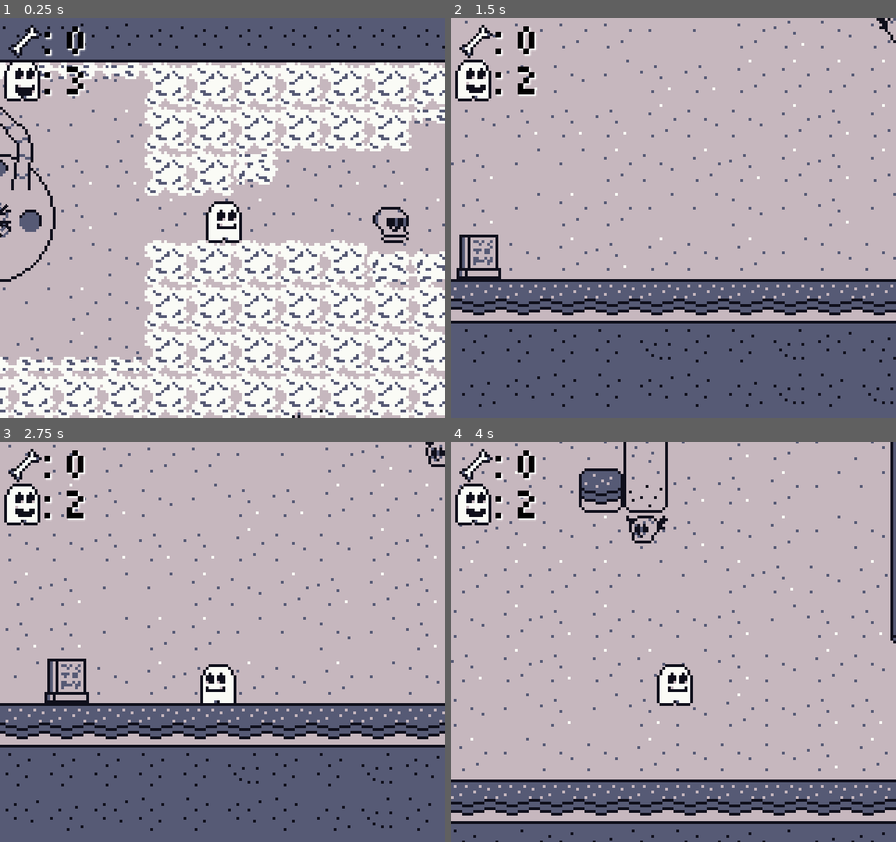
Above: before the commit, frames 1-4 (two rows, left to right).
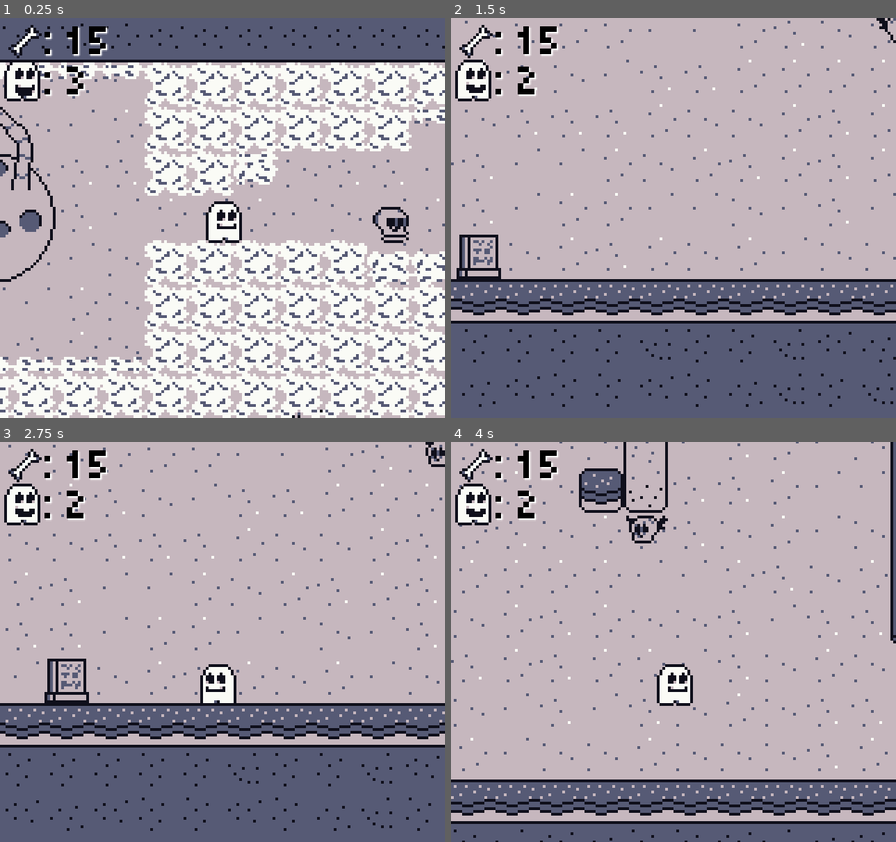
Above: after the commit, the same moments.

Repository: Soup-Wizard/GBJam12
Game: Godot game, scene res://main.tscn
Two runs of this game, one before a commit and one after it. Both use one fixed random seed, a clock stepped at 60 frames per second and the inputs below.
Inputs:
- Up to frame 1 (0.25 s): no input
- Up to frame 2 (1.5 s): hold D (right) from 0.53 s (still down); tap K (Pow1) at 0.6 s; tap W (up) at 0.77 s; tap O (Pow2) at 1.35 s
- Up to frame 3 (2.75 s): tap W (up) at 1.52 s; release D (right) at 2.03 s; hold A (left) from 2.03 s (still down); tap Tab (select) at 2.1 s
- Up to frame 4 (4 s): release A (left) at 2.78 s; hold D (right) from 2.78 s (still down); tap K (Pow1) at 2.85 s; tap W (up) at 3.02, 3.77 s; tap O (Pow2) at 3.6 s

The runs differ from the first frame. In frame 1, 0.5% of the frame differs, in the area x 0-25%, y 2-55%; in frame 2, 0.4%; in frame 3, 0.4%; in frame 4, 0.4%.

Commit message:
Worm Moon

Diff:
--- a/main.gd
+++ b/main.gd
@@ -74,3 +74,5 @@
 		body.checkpointTele()
 	elif body.bones >= 15:
 		body.playText("BigWorm3")
+		for i in $WORM_MOON.get_children():
+			i.wormMoon()
--- a/main.tscn
+++ b/main.tscn
@@ -745,11 +745,13 @@
 autoplay = "default"
 
 [node name="WORM_MOON" type="Node2D" parent="."]
+z_index = -1
 position = Vector2(56, -1352)
 
 [node name="worm1" parent="WORM_MOON" instance=ExtResource("11_qmcqv")]
 
 [node name="worm2" parent="WORM_MOON" instance=ExtResource("11_qmcqv")]
+rotation = 1.5708
 
 [node name="worm3" parent="WORM_MOON" instance=ExtResource("11_qmcqv")]
 rotation = 3.14159
--- a/player.gd
+++ b/player.gd
@@ -19,7 +19,7 @@
 # Get the gravity from the project settings to be synced with RigidBody nodes.
 var gravity = ProjectSettings.get_setting("physics/2d/default_gravity")
 var worms = 0
-var bones = 0
+var bones = 15
 var lives = 3
 var checkpoint: Vector2
 var spawnPos = Vector2(49, 121)
--- a/worm.gd
+++ b/worm.gd
@@ -1,14 +1,15 @@
 extends Node2D
 
-@onready var anchorPos = $MoonAnchor.position
 @onready var anchorPos2 = Vector2($MoonAnchor.global_position)
-# Called when the node enters the scene tree for the first time.
-func _ready():
-	await get_tree().create_timer(3).timeout
+
+func wormMoon():
+	await get_tree().create_timer(7).timeout
 	if get_parent().name == "WORM_MOON":
 		var tween = create_tween()
 		tween.tween_property($AnimatedSprite2D, "position", anchorPos2 * .02, 2)
-		print(anchorPos2)
+
+# Called when the node enters the scene tree for the first time.
+func _ready():
 	pass # Replace with function body.
 
 # Called every frame. 'delta' is the elapsed time since the previous frame.
